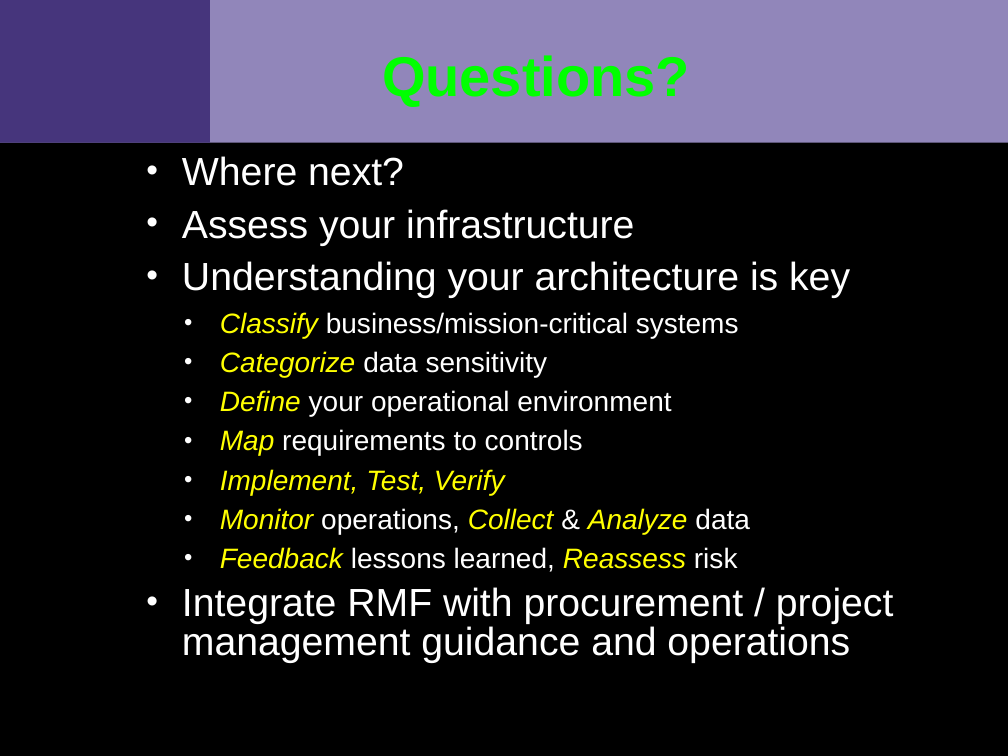
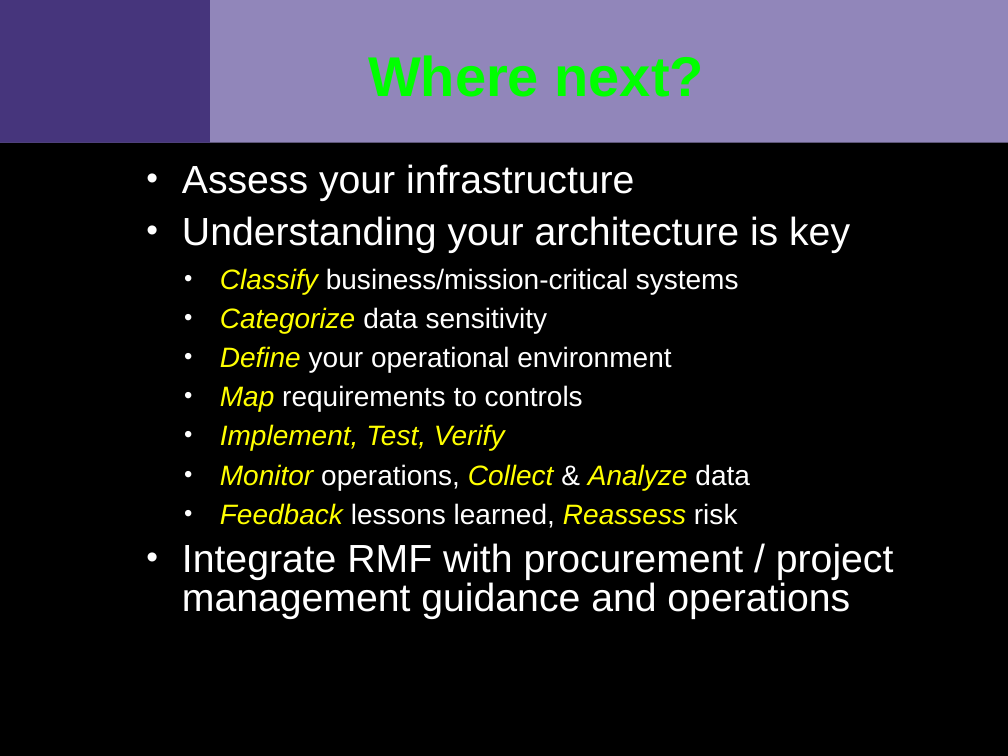
Before and after one commit to VCTLabs/elc2015-presentations, a slide deck: slide 17 of security_IoT/security_assessment_slides.odp. Drawn at 1008x756 pixels with LibreOffice and Linux fonts; fonts in the diff are those of the drawing; background and template pictures are left out. Boxes give left, top, right and bottom in pixels: in the first picture for what was removed or moved away, otherwise in the second. Text is boxed around its words. In the diff, an @@ line names an element or a change of style, - is before the commit and + after.

Commit message:
fixed last slide

```diff
--- a/security_IoT/security_assessment_slides.odp
+++ b/security_IoT/security_assessment_slides.odp
@@ title at [368, 55, 704, 97]: text changed @@
-Questions?
+Where next?
@@ text "Assess your infrastructure": place and size @@
-text "Assess your infrastructure" at [182, 156, 894, 663]
+text "Assess your infrastructure" at [182, 164, 894, 619]
@@ text at [182, 156, 404, 186]: paragraph removed @@
-• Where next?
```
Also in this commit, not shown: 1 other slide changed, 1 other file.
